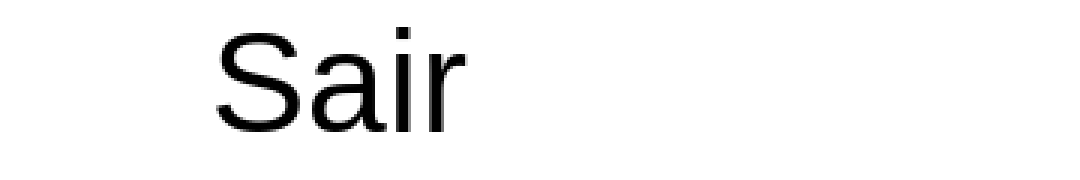
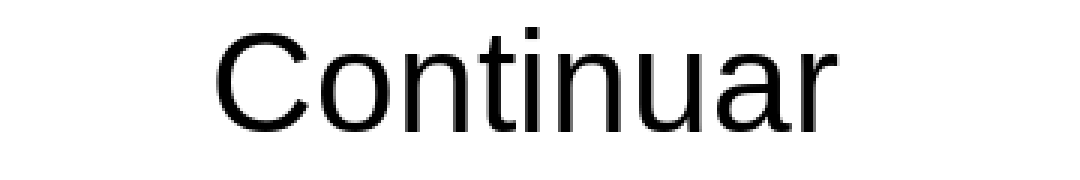
Two versions of the same layered image (1080px x 180px). Layer-by-layer changes:
renamed "Sair" to "Continuar", painted on it over box(216, 27, 840, 132)
